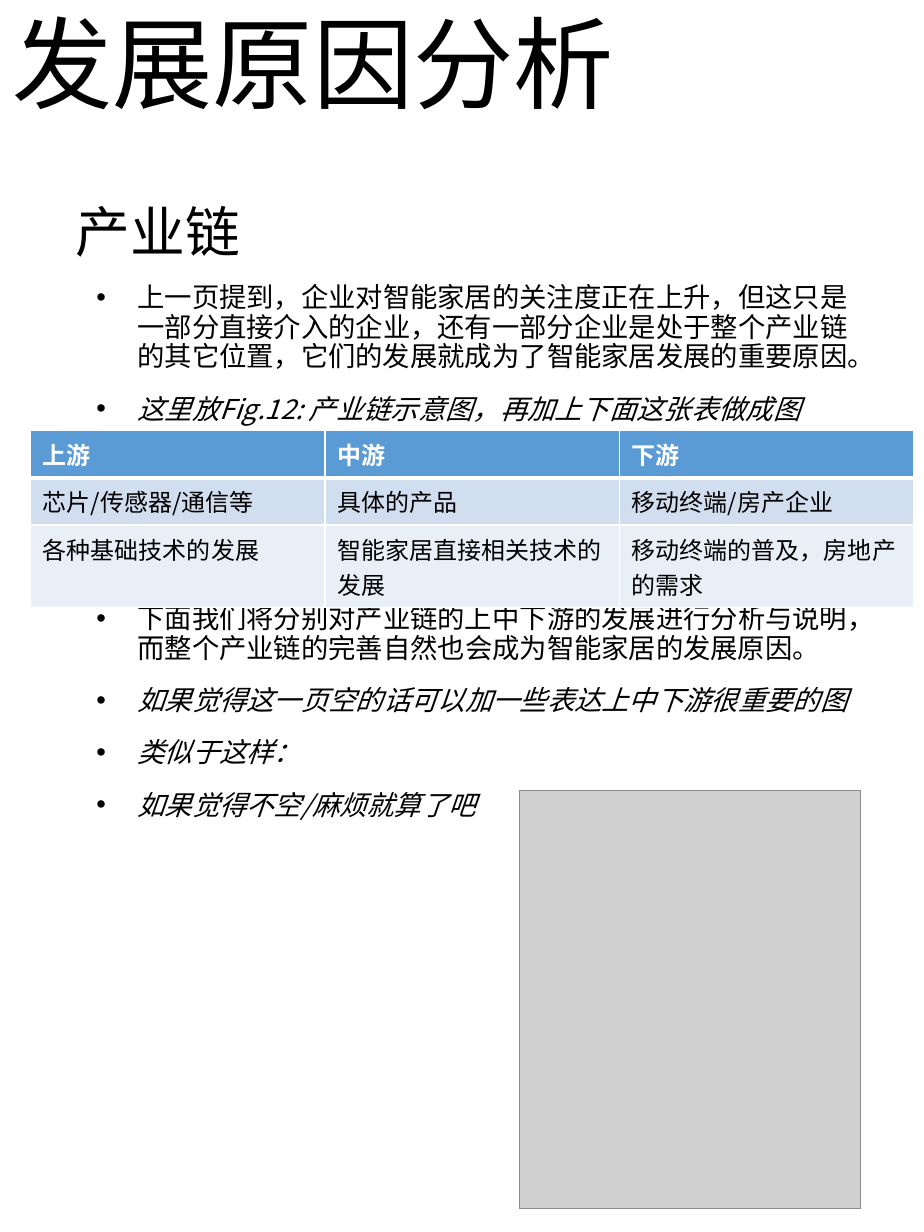
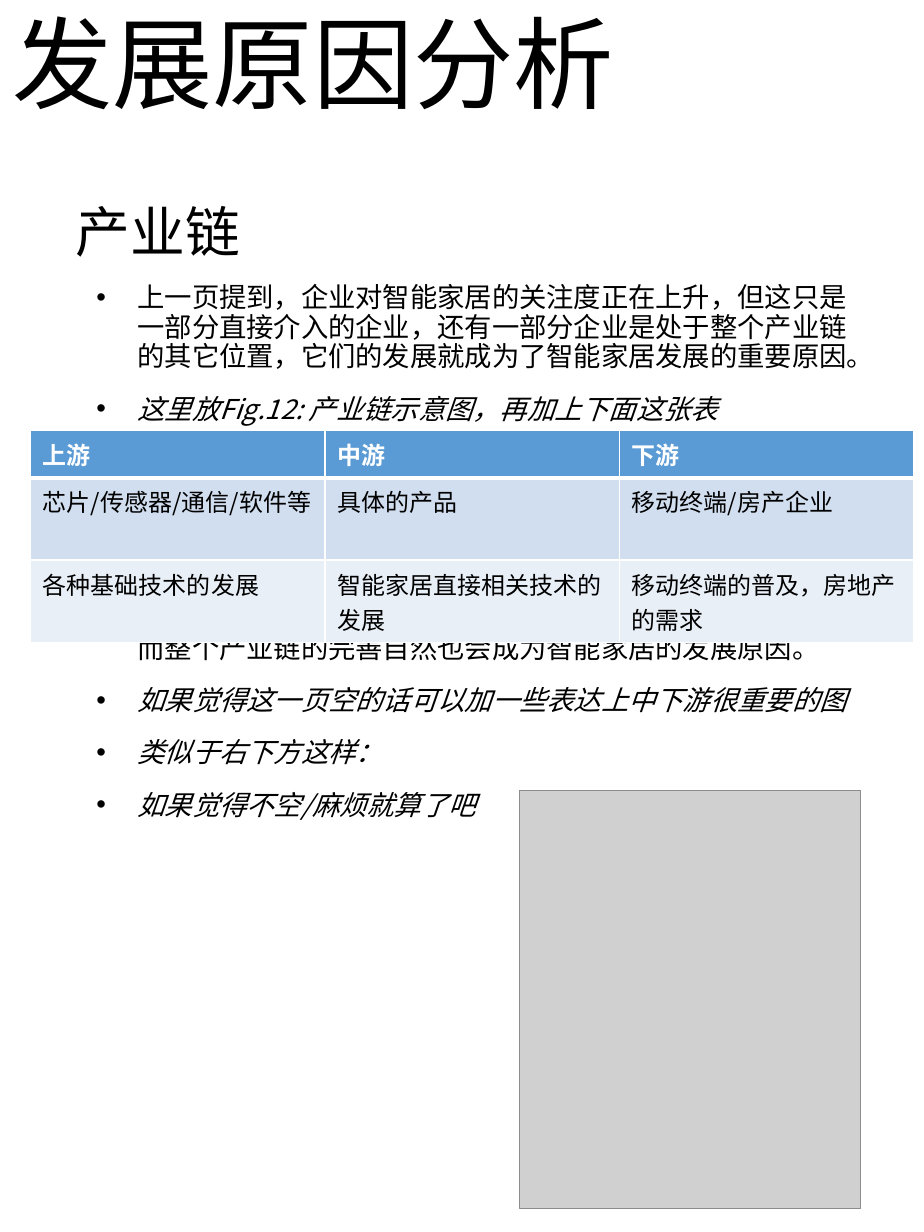
Before and after one commit to RLi43/Industry-Frontier, a slide deck: slide 8 of 市场/排版.pptx. Drawn at 924x1232 pixels with LibreOffice and Linux fonts; fonts in the diff are those of the drawing; grey boxes stand for pictures. Boxes give left, top, right and bottom in pixels: in the first picture for what was removed or moved away, otherwise in the second. Text is boxed around its words. In the diff, an @@ line names an element or a change of style, - is before the commit and + after.

```diff
--- a/市场/排版.pptx
+++ b/市场/排版.pptx
@@ text at (x1=137, y1=396, x2=718, y2=426): text changed @@
-• 这里放Fig.12: 产业链示意图，再加上下面这张表做成图
+• 这里放Fig.12: 产业链示意图，再加上下面这张表
@@ table at (x1=31, y1=430, x2=914, y2=635) @@
-row 2, column 1: 芯片/传感器/通信等
+row 2, column 1: 芯片/传感器/通信/软件等
@@ text at (x1=137, y1=739, x2=383, y2=765): text changed @@
-• 类似于这样：
+• 类似于右下方这样：
```
Also in this commit, not shown: 3 other slides changed, 4 slides added, 1 other file.
